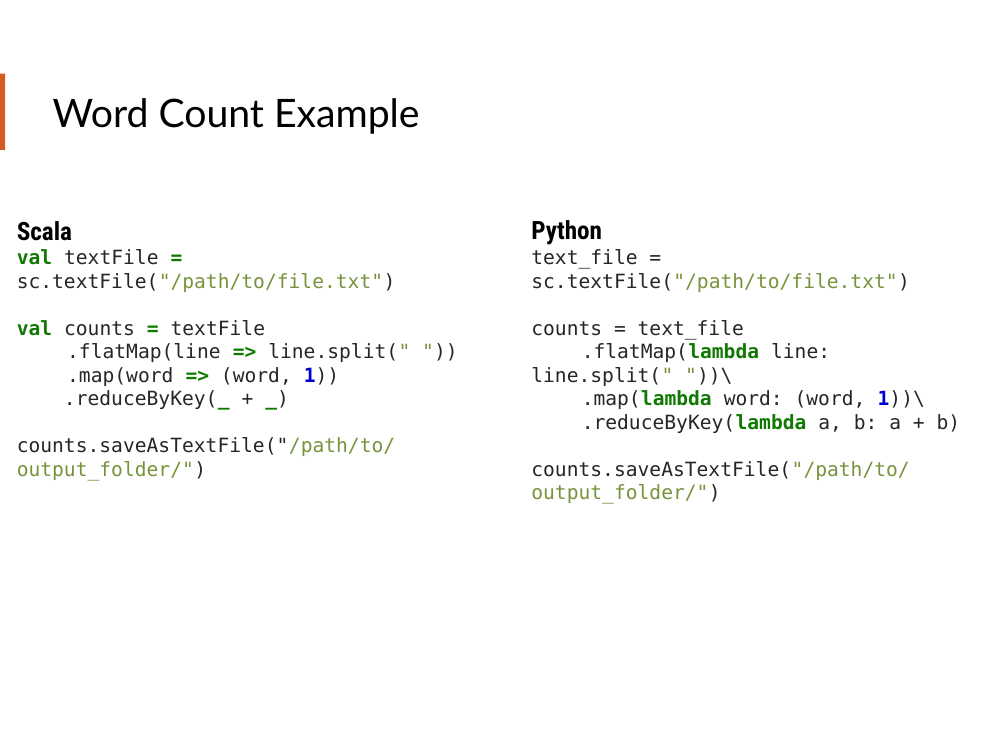
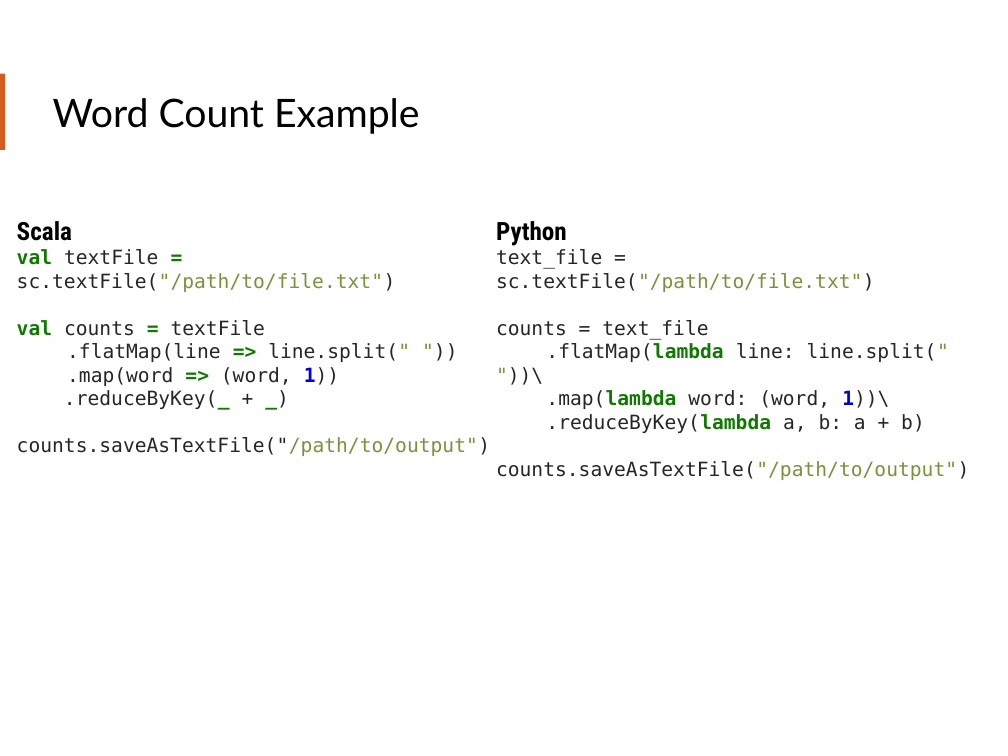
Before and after one commit to teamclairvoyant/intro-to-spark, a slide deck: slide 37 of Intro to Apache Spark Slides.pptx. Drawn at 1008x756 pixels with LibreOffice and Linux fonts; fonts in the diff are those of the drawing. Boxes give left, top, right and bottom in pixels: in the first picture for what was removed or moved away, otherwise in the second. Text is boxed around its words. In the diff, an @@ line names an element or a change of style, - is before the commit and + after.

```diff
--- a/Intro to Apache Spark Slides.pptx
+++ b/Intro to Apache Spark Slides.pptx
@@ text "Python": place and size @@
-text "Python" at <box>531,220,961,504</box>
+text "Python" at <box>496,221,969,480</box>
@@ text at <box>17,437,490,456</box>: text changed @@
-counts.saveAsTextFile("/path/to/output_folder/")
+counts.saveAsTextFile("/path/to/output")
@@ text at <box>496,461,969,480</box>: text changed; text colour #77933C to #262626 @@
-counts.saveAsTextFile("/path/to/output_folder/")
+counts.saveAsTextFile("/path/to/output")
```
Also in this commit, not shown: 5 other slides changed.
